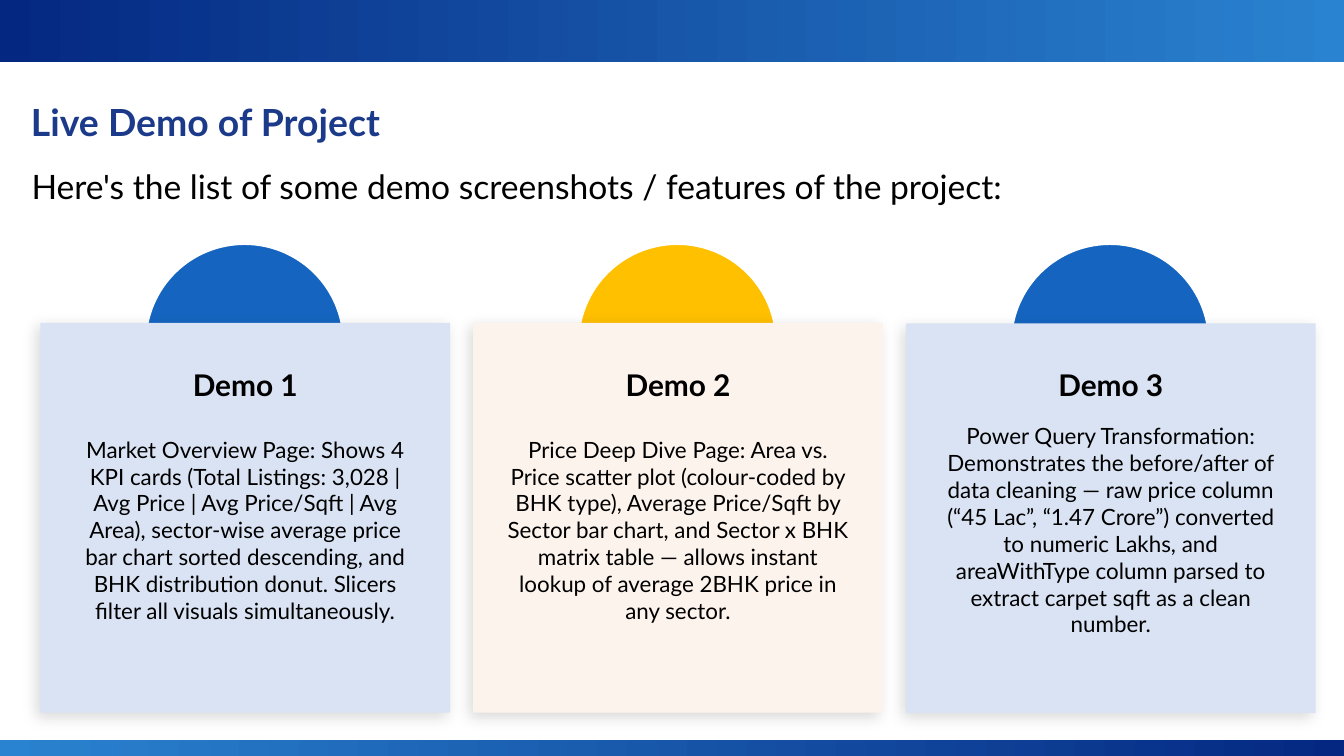
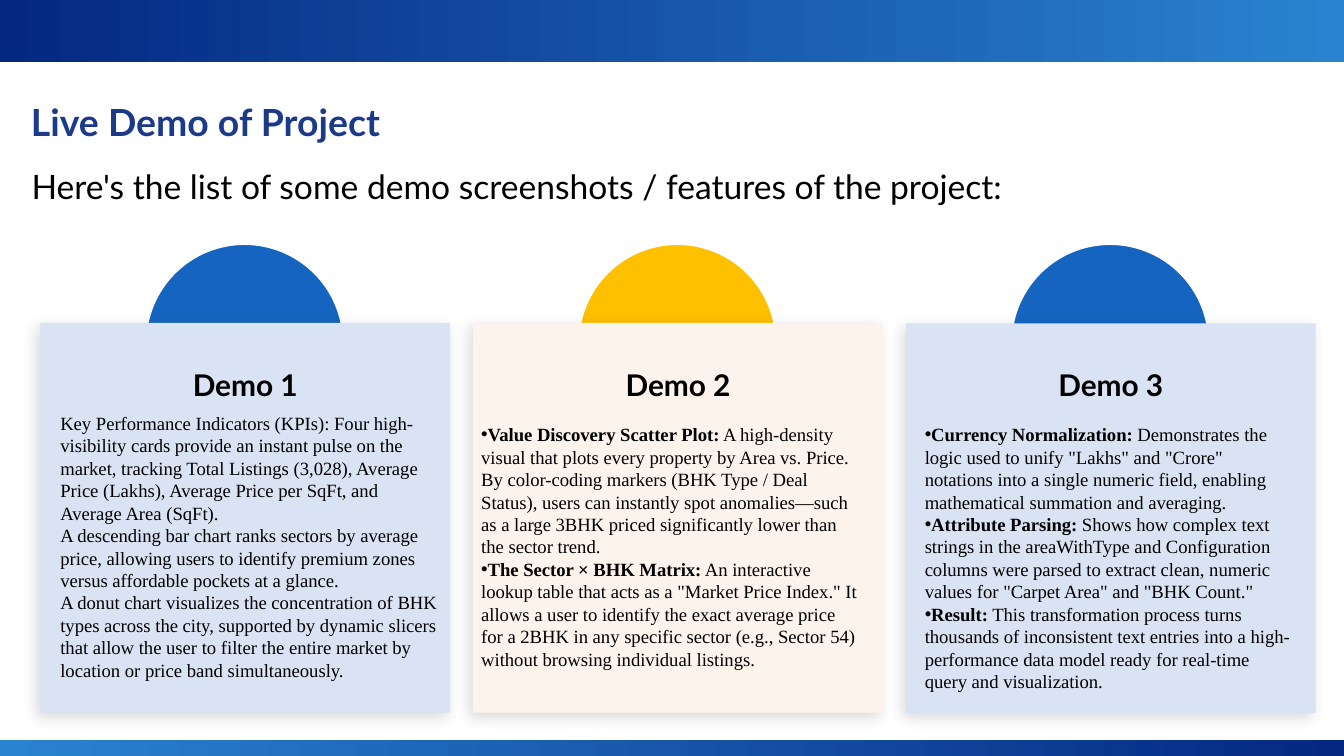
Before and after one commit to PrassiddhiSachdeva/Real-estate-Gurgaon-Power-BI-Dashboard, a slide deck: slide 7 of Gurgaon_RealEstate_Presentation.pptx. Drawn at 1344x756 pixels with LibreOffice and Linux fonts; fonts in the diff are those of the drawing; background and template pictures are left out. Boxes give left, top, right and bottom in pixels: in the first picture for what was removed or moved away, otherwise in the second. Text is boxed around its words. In the diff, an @@ line names an element or a change of style, - is before the commit and + after.

```diff
--- a/Gurgaon_RealEstate_Presentation.pptx
+++ b/Gurgaon_RealEstate_Presentation.pptx
@@ text at <box>60,417,437,681</box>: text changed; size 12 to 10 pt; font Lato to Times New Roman @@
-Market Overview Page: Shows 4 KPI cards (Total Listings: 3,028 | Avg Price | Avg Price/Sqft | Avg Area), sector-wise average price bar chart sorted descending, and BHK distribution donut. Slicers filter all visuals simultaneously.
+Key Performance Indicators (KPIs): Four high-visibility cards provide an instant pulse on the market, tracking Total Listings (3,028), Average Price (Lakhs), Average Price per SqFt, and Average Area (SqFt).
+A descending bar chart ranks sectors by average price, allowing users to identify premium zones versus affordable pockets at a glance.
+A donut chart visualizes the concentration of BHK types across the city, supported by dynamic slicers that allow the user to filter the entire market by location or price band simultaneously.
@@ text added at <box>481,428,856,670</box>, 10 pt, text #000000 @@
+• Value Discovery Scatter Plot: A high-density visual that plots every property by Area vs. Price. By color-coding markers (BHK Type / Deal Status), users can instantly spot anomalies—such as a large 3BHK priced significantly lower than the sector trend.
+• The Sector × BHK Matrix: An interactive lookup table that acts as a "Market Price Index." It allows a user to identify the exact average price for a 2BHK in any specific sector (e.g., Sector 54) without browsing individual listings.
@@ text removed at <box>508,441,848,623</box> @@
-Price Deep Dive Page: Area vs. Price scatter plot (colour-coded by BHK type), Average Price/Sqft by Sector bar chart, and Sector x BHK matrix table — allows instant lookup of average 2BHK price in any sector.
@@ text added at <box>925,428,1290,692</box>, 10 pt, text #000000 @@
+• Currency Normalization: Demonstrates the logic used to unify "Lakhs" and "Crore" notations into a single numeric field, enabling mathematical summation and averaging.
+• Attribute Parsing: Shows how complex text strings in the areaWithType and Configuration columns were parsed to extract clean, numeric values for "Carpet Area" and "BHK Count."
+• Result: This transformation process turns thousands of inconsistent text entries into a high-performance data model ready for real-time query and visualization.
@@ text removed at <box>947,427,1274,632</box> @@
-Power Query Transformation: Demonstrates the before/after of data cleaning — raw price column (“45 Lac”, “1.47 Crore”) converted to numeric Lakhs, and areaWithType column parsed to extract carpet sqft as a clean number.
```
Also in this commit, not shown: 6 other slides changed, 4 slides added, 5 slides removed, 5 other files.
